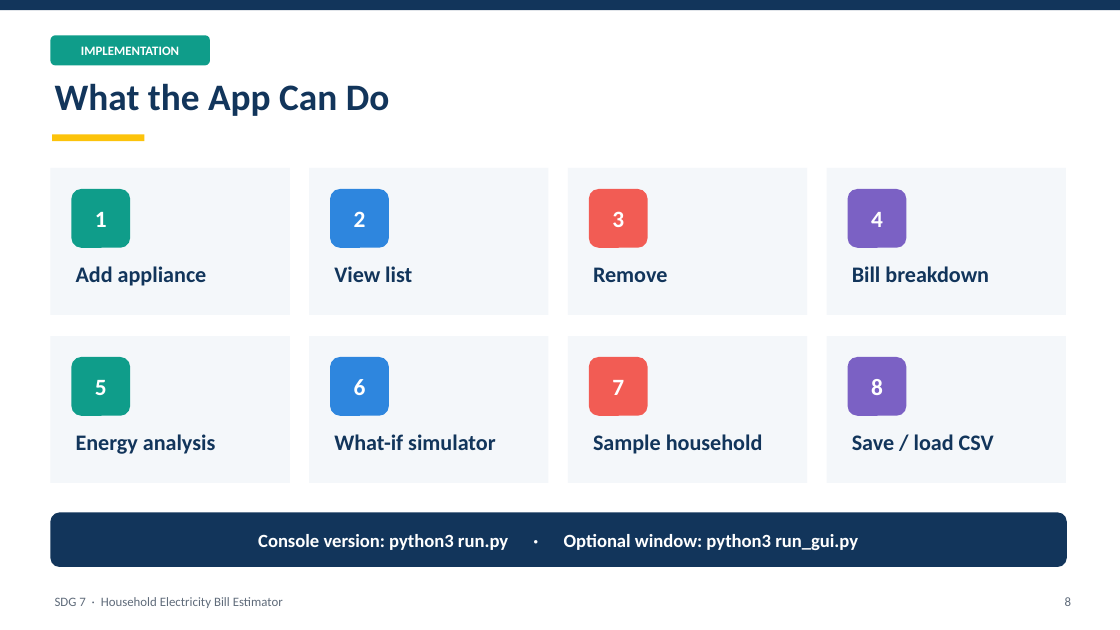
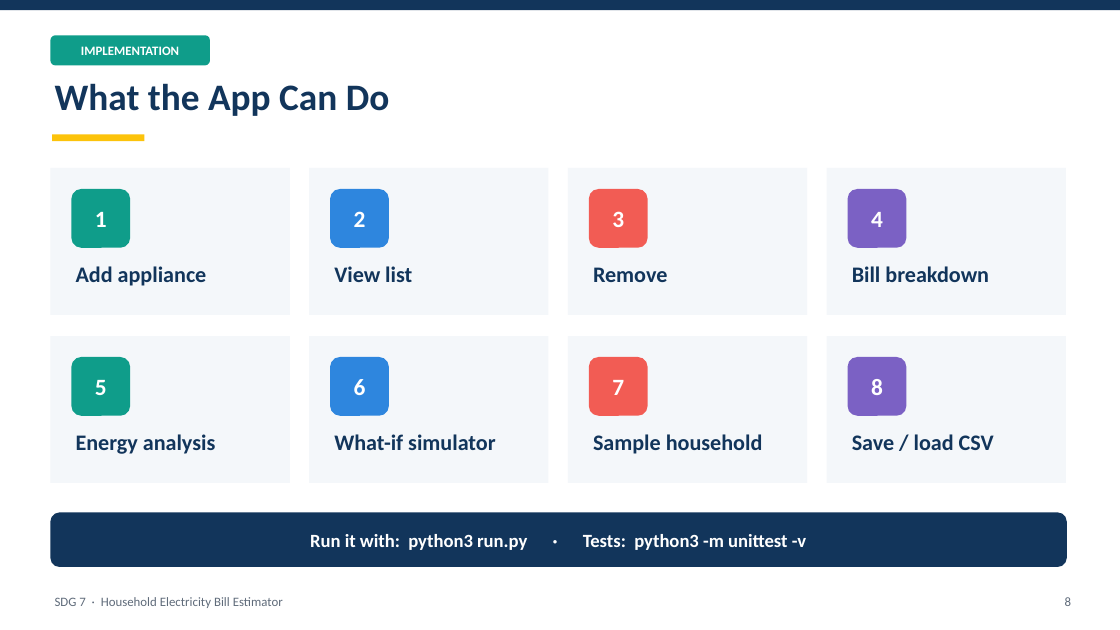
Before and after one commit to mh9d/ELT, a slide deck: slide 8 of docs/Slides_SDG7_Electricity_Bill_Estimator.pptx. Drawn at 1120x630 pixels with LibreOffice and Linux fonts; fonts in the diff are those of the drawing. Boxes give left, top, right and bottom in pixels: in the first picture for what was removed or moved away, otherwise in the second. Text is boxed around its words. In the diff, an @@ line names an element or a change of style, - is before the commit and + after.

Commit message:
Remove window UI and document every feature
- Remove the Tkinter window version and all references to it
- Add 17 screenshots covering every menu option, error case and the unit tests
- Report: new feature-by-feature walkthrough referencing each screenshot
- Slides: walkthrough slides replace the window slide

```diff
--- a/docs/Slides_SDG7_Electricity_Bill_Estimator.pptx
+++ b/docs/Slides_SDG7_Electricity_Bill_Estimator.pptx
@@ text in rounded rectangle at (x1=310, y1=534, x2=806, y2=550): text changed @@
-Console version: python3 run.py · Optional window: python3 run_gui.py
+Run it with: python3 run.py · Tests: python3 -m unittest -v
```
Also in this commit, not shown: 7 other slides changed, 3 slides added, 1 slide removed, 31 other files.
